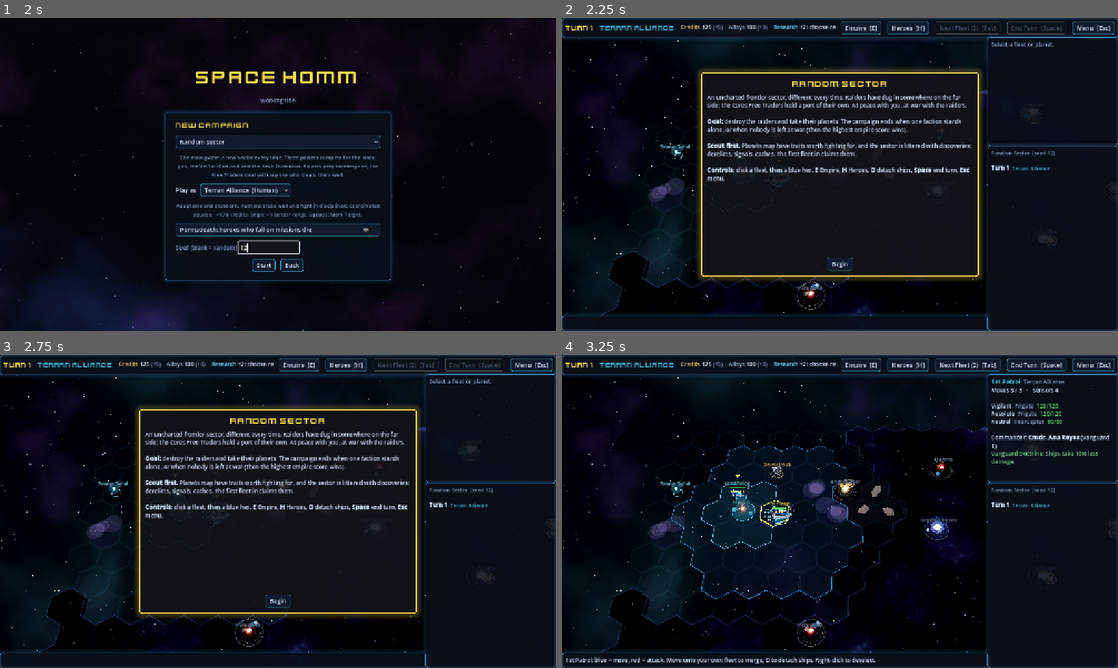
Above: before the commit, frames 1-4 (two rows, left to right).
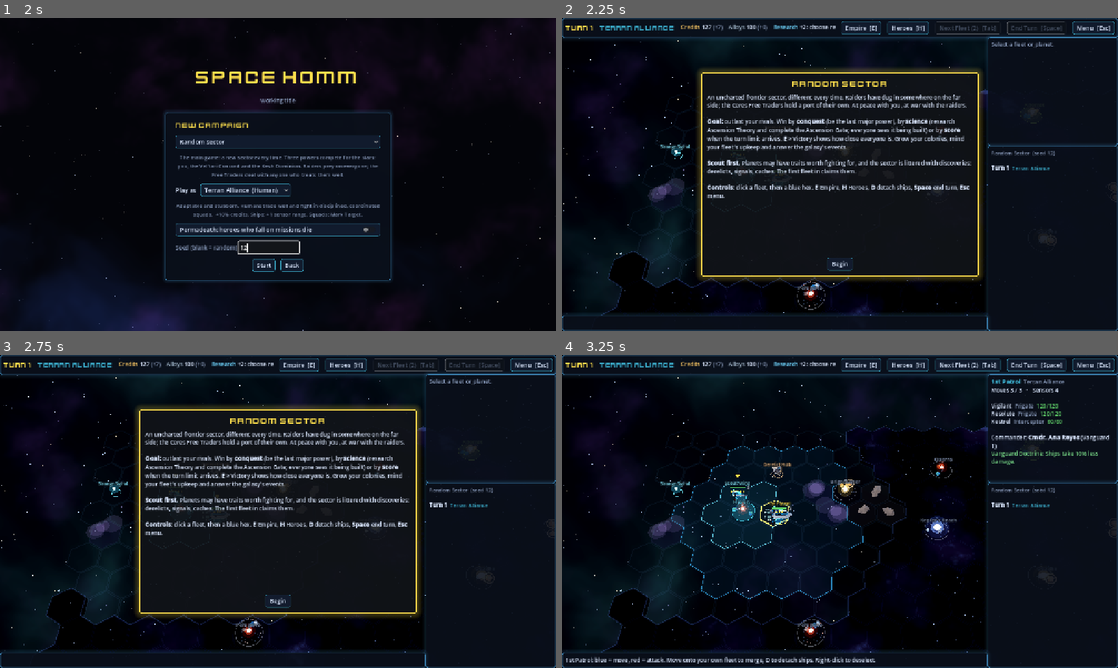
Above: after the commit, the same moments.

Repository: jamesedchristie/space-homm
Game: Godot game, scene res://src/presentation/main.tscn
Same seed, same stepped clock (60 frames per second), same inputs: the game is played once before the commit and once after it.
Inputs (mouse positions are in pixels of both pictures, inside the frame that each line leads up to):
- Up to frame 1 (2 s): click "New campaign" at 0.5 s; click (266, 246) at 1.27 s; type "12" at 1.35 s
- Up to frame 2 (2.25 s): click "Start" at 2 s
- Up to frame 3 (2.75 s): no input
- Up to frame 4 (3.25 s): click "Begin" at 2.75 s

Frame 1 is identical in both runs. In frame 2, 4.0% of the frame differs, in the area x 26-74%, y 2-58%; in frame 3, 4.0%; in frame 4, less than 0.1%.

Commit message:
Balance pass: peaceful starts, personality-neutral AIs, slower science, contented leaders accept peace
random_sector: majors start at peace, treaties alone no longer end the game,
home worlds get a defense platform; era cost multipliers and the Ascension
Gate are tuned so science wins about a quarter of games.

Co-Authored-By: Claude Opus 5.5 <noreply@anthropic.com>
Claude-Session: https://claude.ai/code/session_011S8DfbG2VPjJYDMcXDFx8r

Diff:
--- a/data/empire/economy.json
+++ b/data/empire/economy.json
@@ -9,8 +9,8 @@
     "plunder_pop_loss": 1
   },
   "upkeep": {
-    "free_base": 3,
-    "free_per_colony": 2
+    "free_base": 4,
+    "free_per_colony": 3
   },
   "debt": {
     "hull_loss": 0.05
--- a/data/empire/eras.json
+++ b/data/empire/eras.json
@@ -7,12 +7,12 @@
     "name": "Expansion Era",
     "description": "Specialised buildings, heavy hulls and the first great works.",
     "requires": {"era": 1, "count": 5},
-    "cost_mul": 1.5
+    "cost_mul": 1.6
   },
   "3": {
     "name": "Ascendant Era",
     "description": "Capital ships, wonders and the road to Ascension.",
     "requires": {"era": 2, "count": 6},
-    "cost_mul": 2.2
+    "cost_mul": 2.5
   }
 }
--- a/data/empire/megaprojects.json
+++ b/data/empire/megaprojects.json
@@ -52,7 +52,7 @@
     "scope": "empire",
     "victory": "science",
     "cost": {"credits": 350, "alloys": 350},
-    "turns": 12,
+    "turns": 15,
     "effects": []
   }
 }
--- a/data/empire/techs.json
+++ b/data/empire/techs.json
@@ -516,7 +516,7 @@
     "name": "Ascension Theory",
     "description": "The final secret. Unlocks the megaproject Ascension Gate: complete it to win by science.",
     "era": 3,
-    "cost": 320,
+    "cost": 360,
     "requires": [
       "quantum_computing",
       "nanofabrication"
--- a/data/models/models.json
+++ b/data/models/models.json
@@ -245,13 +245,13 @@
     "plating": true,
     "description": "Capital cruiser: the destroyer's hull with a second raised deck, heavier turrets and a long dorsal spine.",
     "parts": [
-      {"type": "hull", "outline": [[0.5, 0], [0.3, 0.2], [-0.6, 0.24], [-0.7, 0.14], [-0.7, -0.14], [-0.6, -0.24], [0.3, -0.2]], "height": 0.16, "bevel": 0.3, "at": [-0.05, 0.62, 0], "material": "dark"},
-      {"type": "box", "size": [0.9, 0.04, 0.05], "at": [-0.05, 0.72, 0], "material": "stripe"},
-      {"type": "box", "size": [0.24, 0.09, 0.2], "at": [0.52, 0.74, 0], "material": "hull"},
-      {"type": "cylinder", "radius": 0.035, "length": 0.4, "axis": "x", "at": [0.8, 0.76, 0.05], "material": "dark", "mirror": true},
-      {"type": "box", "size": [0.16, 0.07, 0.14], "at": [-0.4, 0.72, 0], "material": "dark"},
-      {"type": "box", "size": [0.5, 0.05, 0.12], "at": [-0.2, 0.2, 0.52], "material": "hull", "mirror": true},
-      {"type": "sphere", "radius": 0.03, "detail": 0, "at": [-0.6, 0.62, 0.2], "material": "beacon", "mirror": true}
+      {"type": "hull", "outline": [[0.5, 0], [0.3, 0.2], [-0.6, 0.24], [-0.7, 0.14], [-0.7, -0.14], [-0.6, -0.24], [0.3, -0.2]], "height": 0.16, "bevel": 0.3, "at": [-0.05, 0.47, 0], "material": "dark"},
+      {"type": "box", "size": [0.9, 0.04, 0.05], "at": [-0.05, 0.65, 0], "material": "stripe"},
+      {"type": "box", "size": [0.24, 0.09, 0.2], "at": [0.52, 0.68, 0], "material": "hull"},
+      {"type": "cylinder", "radius": 0.035, "length": 0.4, "axis": "x", "at": [0.8, 0.7, 0.05], "material": "dark", "mirror": true},
+      {"type": "box", "size": [0.16, 0.07, 0.14], "at": [-0.4, 0.68, 0], "material": "dark"},
+      {"type": "box", "size": [0.5, 0.05, 0.12], "at": [-0.2, 0.18, 0.4], "material": "hull", "mirror": true},
+      {"type": "sphere", "radius": 0.03, "detail": 0, "at": [-0.6, 0.6, 0.2], "material": "beacon", "mirror": true}
     ]
   }
 }
--- a/data/strategic/campaigns/random_sector.json
+++ b/data/strategic/campaigns/random_sector.json
@@ -14,7 +14,7 @@
       "min_distance": 2
     }
   },
-  "briefing": "An uncharted frontier sector, different every …(123 unchanged characters)… t war with the raiders.\n\n[b]Goal:[/b] destroy the raiders and take their planets. The campaign ends when one faction stands alone, or when nobody is left at war (then the highest empire score wins).\n\n[b]Scout first.[/b] Planets may hav …(284 unchanged characters)…
+  "briefing": "An uncharted frontier sector, different every …(123 unchanged characters)… t war with the raiders.\n\n[b]Goal:[/b] outlast your rivals. Win by [b]conquest[/b] (be the last major power), by [b]science[/b] (research Ascension Theory and complete the Ascension Gate; everyone sees it being built) or by [b]score[/b] when the turn limit arrives. [b]E[/b] > Victory shows how close everyone is. Grow your colonies, mind your fleet's upkeep and answer the galaxy's events.\n\n[b]Scout first.[/b] Planets may hav …(284 unchanged characters)…
   "battle_max_rounds": 30,
   "default_battle_map": "open_space",
   "permadeath": false,
@@ -117,7 +117,8 @@
       "controller": "ai",
       "species": "veltari",
       "ai": {
-        "attack_ratio": 1.1
+        "attack_ratio": 0.9,
+        "war_ratio": 2.5
       }
     },
     {
@@ -127,7 +128,7 @@
       "species": "kesh",
       "ai": {
         "attack_ratio": 0.9,
-        "war_ratio": 3.2
+        "war_ratio": 2.5
       }
     },
     {
--- a/src/empire/diplomacy_rules.gd
+++ b/src/empire/diplomacy_rules.gd
@@ -16,8 +16,11 @@
 const MIN_WAR_TURNS := 3
 ## AI accepts peace at this opinion or better...
 const PEACE_OPINION := 10
-## ...or when it is clearly losing (its strength below this fraction of yours).
+## ...or when it is clearly losing (its strength below this fraction of yours)...
 const LOSING_RATIO := 0.7
+## ...or when it has been at war this long and is this far ahead of you on score.
+const CONTENT_WAR_TURNS := 12
+const CONTENT_SCORE_RATIO := 1.4
 
 
 static func change_opinion(state: GalaxyState, of_faction: String, about: String, delta: int) -> void:
@@ -44,7 +47,10 @@
 	if s.turn_number - int(s.relation(target, proposer)["since"]) < MIN_WAR_TURNS:
 		return "%s won't talk peace so soon after the war began." % t["name"]
 	var losing := military_strength(engine, target) < military_strength(engine, proposer) * LOSING_RATIO
-	if s.opinion(target, proposer) >= PEACE_OPINION or losing:
+	# A power well ahead on score is content once a war has dragged on: it takes the peace.
+	var content := s.turn_number - int(s.relation(target, proposer)["since"]) >= CONTENT_WAR_TURNS \
+			and float(EmpireRules.score(engine, target)) > float(EmpireRules.score(engine, proposer)) * CONTENT_SCORE_RATIO
+	if s.opinion(target, proposer) >= PEACE_OPINION or losing or content:
 		return ""
 	return "%s refuse: they don't trust you enough (opinion %d, need %d). Gifts help." % [
 			t["name"], s.opinion(target, proposer), PEACE_OPINION]
--- a/src/strategic/ai/galaxy_ai.gd
+++ b/src/strategic/ai/galaxy_ai.gd
@@ -47,6 +47,8 @@
 		"archival_science", "orbital_habitats", "targeting_computers", "stellar_engineering", "deflector_grids",
 		"fleet_doctrine", "field_repairs", "deep_core_taps", "quantum_computing", "nanofabrication", "genetic_uplift",
 		"interstellar_banking", "ascension_theory", "capital_ships", "command_doctrine"]
+## Researched first while a stronger enemy is at war with the AI.
+const MILITARY_TECHS := ["reinforced_hulls", "shield_harmonics", "targeting_computers", "heavy_hulls", "orbital_defenses"]
 ## Keep this much net credit income after paying for a new ship's upkeep.
 const UPKEEP_MARGIN := 2
 ## A rich empire (this much in stock) builds ships up to FLEET_BASE + FLEET_PER_COLONY per colony.
@@ -272,9 +274,13 @@
 	if s.research[faction_id]["current"] == "":
 		var options := ResearchRules.available(engine, faction_id)
 		if not options.is_empty():
+			var pressed := _outgunned(engine, faction_id)
 			options.sort_custom(func(a: String, b: String) -> bool:
 				var ra := RESEARCH_PRIORITY.find(a) if a in RESEARCH_PRIORITY else 999
 				var rb := RESEARCH_PRIORITY.find(b) if b in RESEARCH_PRIORITY else 999
+				if pressed:
+					ra = MILITARY_TECHS.find(a) - 100 if a in MILITARY_TECHS else ra
+					rb = MILITARY_TECHS.find(b) - 100 if b in MILITARY_TECHS else rb
 				if ra != rb:
 					return ra < rb
 				return ResearchRules.cost(engine, a) < ResearchRules.cost(engine, b))
@@ -355,6 +361,16 @@
 	if not affordable_ships.is_empty() and mine < theirs * 1.5 and not saving:
 		return affordable_ships[0]
 	return {}
+
+
+## Whether an enemy the faction is at war with has a navy about as strong as its own or stronger.
+static func _outgunned(engine: GalaxyEngine, faction_id: String) -> bool:
+	var mine := DiplomacyRules.military_strength(engine, faction_id)
+	for f in engine.state.factions:
+		if engine.state.at_war(faction_id, f["id"]) and not engine.state.is_eliminated(f["id"]) \
+				and DiplomacyRules.military_strength(engine, f["id"]) * 1.2 > mine:
+			return true
+	return false
 
 
 ## Population of a body of the planet (0 if none).
@@ -542,7 +558,7 @@
 				return DiplomacyCommand.new(faction_id, other, "propose_peace")
 		elif s.opinion(faction_id, other) <= -40 and mine > theirs * 1.5:
 			return DiplomacyCommand.new(faction_id, other, "declare_war")
-		elif runaway and mine > theirs * 0.3 and s.turn_number - int(s.relation(faction_id, other)["since"]) >= 10:
+		elif runaway and mine > theirs * 0.6 and s.turn_number - int(s.relation(faction_id, other)["since"]) >= 10:
 			return DiplomacyCommand.new(faction_id, other, "declare_war")
 		elif rival_major and racing and mine > theirs * 0.5 and VictoryRules.science_progress(engine, faction_id) < SCIENCE_ALARM:
 			return DiplomacyCommand.new(faction_id, other, "declare_war")
